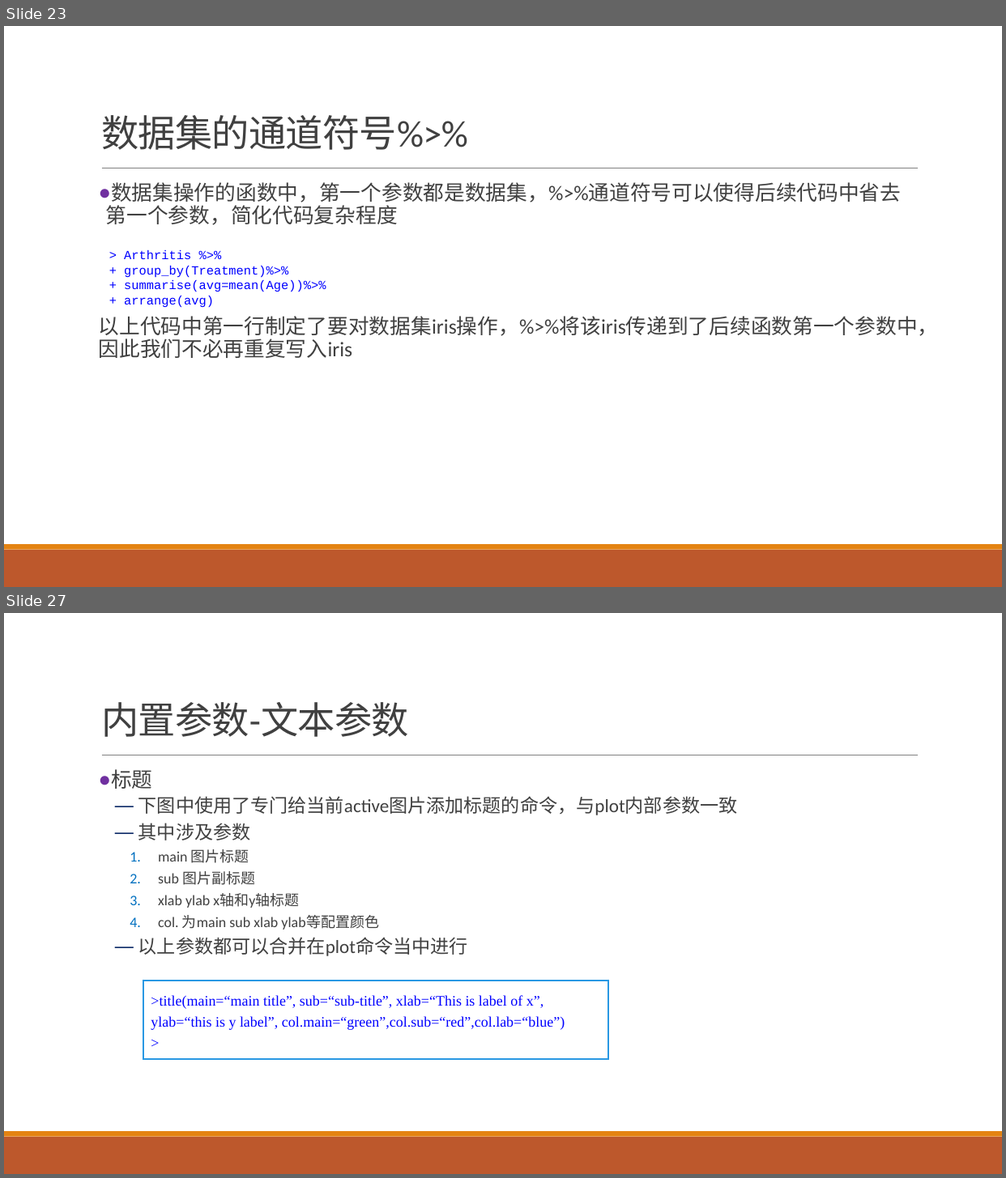
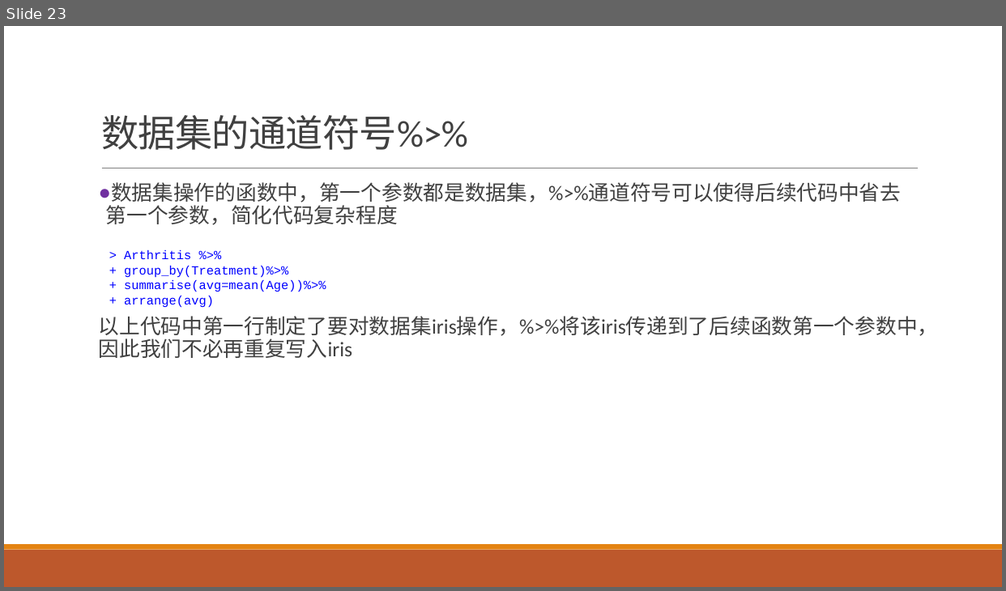
Before and after one commit to exoplanetX/DataAnalytics, a slide deck: 实验3-探索性分析.pptx. Shown one above the other, each under a label of ours: slides 23 and 27 before the commit, slide 23 after it; the slides between them are not shown. The pictures are 1006x1178 and 1006x591 pixels, drawn with LibreOffice and Linux fonts; fonts in the diff are those of the drawing. Boxes give left, top, right and bottom in pixels: in the first picture for what was removed or moved away, otherwise in the second. Text is boxed around its words. In the diff, an @@ line names an element or a change of style, - is before the commit and + after.

```diff
--- a/实验3-探索性分析.pptx
+++ b/实验3-探索性分析.pptx
@@ slide 27 removed at bbox=[4, 613, 1002, 1174], background #FFFFFF; not listed: 3 template elements that a slide beside it also shows @@
@@ title removed at bbox=[101, 702, 409, 737] @@
-内置参数-文本参数
@@ text removed at bbox=[111, 769, 738, 956] @@
-● 标题
-  — 下图中使用了专门给当前active图片添加标题的命令，与plot内部参数一致
-  — 其中涉及参数
-    1. main 图片标题
-    2. sub 图片副标题
-    3. xlab ylab x轴和y轴标题
-    4. col. 为main sub xlab ylab等配置颜色
-  — 以上参数都可以合并在plot命令当中进行
@@ rectangle removed at bbox=[144, 981, 609, 1059] @@
->title(main=“main title”, sub=“sub-title”, xlab=“This is label of x”, ylab=“this is y label”, col.main=“green”,col.sub=“red”,col.lab=“blue”)
->
```
Also in this commit, not shown: 1 slide changed, 8 other slides removed, 4 other files.
